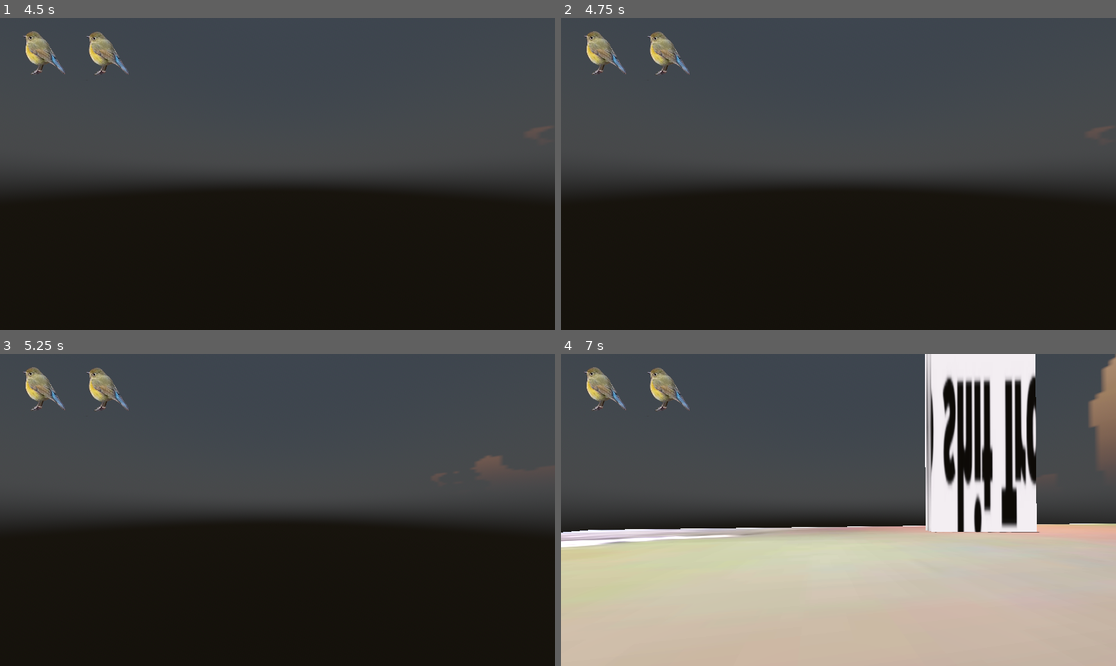
Above: before the commit, frames 1-4 (two rows, left to right).
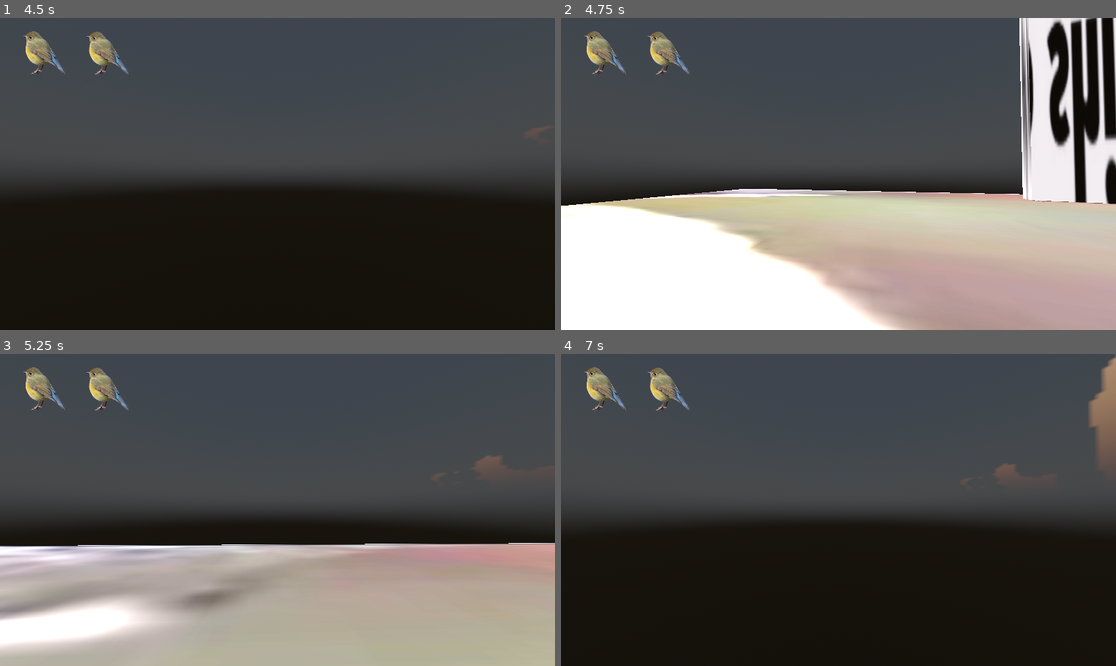
Above: after the commit, the same moments.

Repository: ihaveapatricklmao/TROY
Game: Godot game, scene res://maps/World.tscn
Two runs of this game, one before a commit and one after it. Both use one fixed random seed, a clock stepped at 60 frames per second and the inputs below. The engine's default icon, where the game draws it, is replaced by a stand-in: a white triangle on a blue panel in a dark square.
Inputs (mouse positions are in pixels of both pictures, inside the frame that each line leads up to):
- Up to frame 1 (4.5 s): tap Enter (ui_accept) at 0.5, 0.77, 1.52, 2.75, 3.02, 3.5, 3.77, 4.25 s; move the mouse to (399, 158) at 0.52 s; hold D (moveright) 0.53-1.28 s; tap Shift (dash) every 0.75 s from 0.6 to 4.35 s; move the mouse to (249, 174) at 1.27 s; hold W (moveup) from 1.28 s (still down); move the mouse to (288, 167) at 2.02 s; move the mouse to (271, 180) at 2.77 s; move the mouse to (316, 177) at 3.52 s; move the mouse to (233, 170) at 4.27 s
- Up to frame 2 (4.75 s): keep holding W (moveup); tap Enter (ui_accept) at 4.52 s
- Up to frame 3 (5.25 s): keep holding W (moveup); move the mouse to (283, 510) at 5.02 s; tap Shift (dash) at 5.1 s
- Up to frame 4 (7 s): move the mouse to (816, 503) at 5.77 s; release W (moveup) at 5.78 s; hold D (moveright) 5.78-6.53 s; tap Shift (dash) at 5.85, 6.6 s; tap Enter (ui_accept) at 6.02, 6.5, 6.77 s; move the mouse to (866, 510) at 6.52 s; hold W (moveup) from 6.53 s (still down)

Frame 1 is identical in both runs. In frame 2, 53% of the frame differs, in the area x 0-100%, y 0-100%; in frame 3, 39%; in frame 4, 55%.

Commit message:
i do it in the troy way (troy way)

Diff:
--- a/whatdafreak/playerstuff/Player.gd
+++ b/whatdafreak/playerstuff/Player.gd
@@ -79,11 +79,14 @@
 	if is_on_wall():
 		gravity = 8.5
 		if !jumps_left == 0:
-			jumps_left += 1
-			wall_jumps_left -= 1
+			if wall_jumps_left != 0:
+				jumps_left += 1
+				wall_jumps_left -= 1
 	else:
 		gravity = 30.0
+	if is_on_floor():
 		wall_jumps_left = 2
+
 	# dash
 	if Input.is_action_just_pressed("dash") and not DashTimer.is_stopped() and stamina>0:
 		if can_dash == true:
